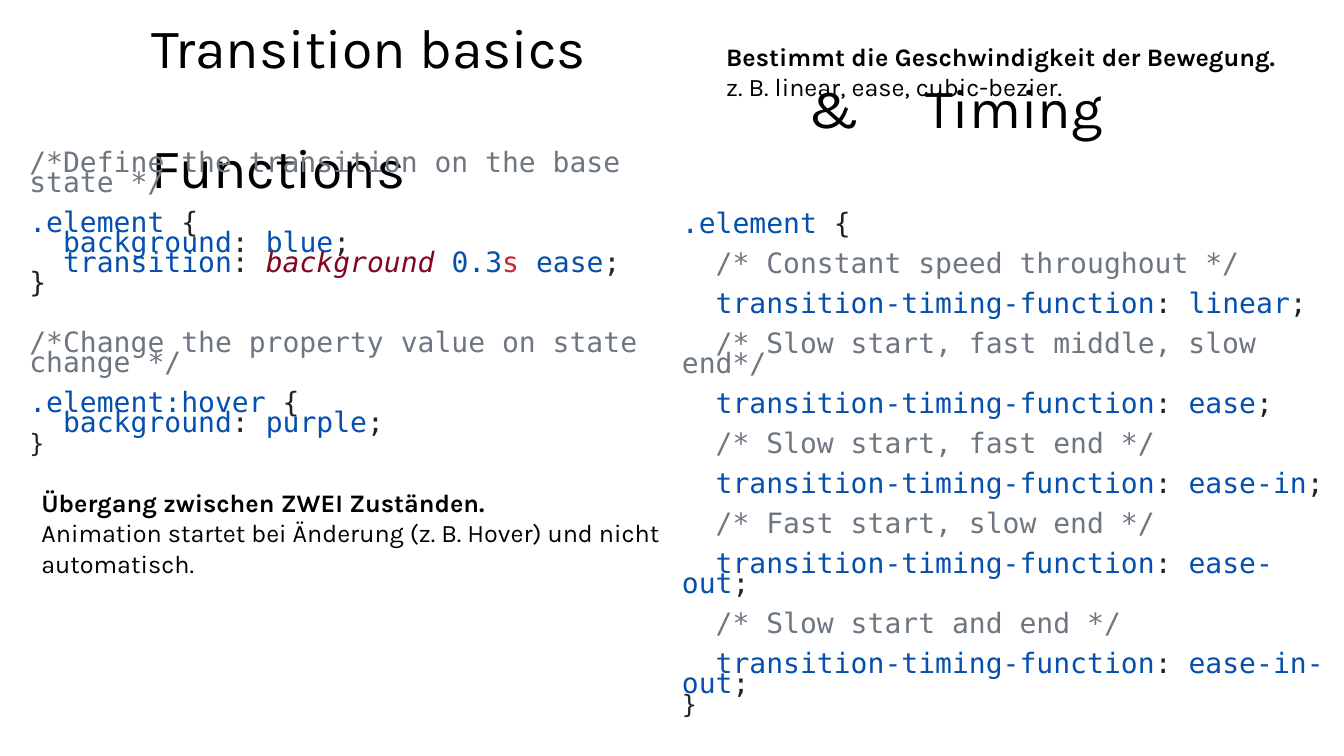
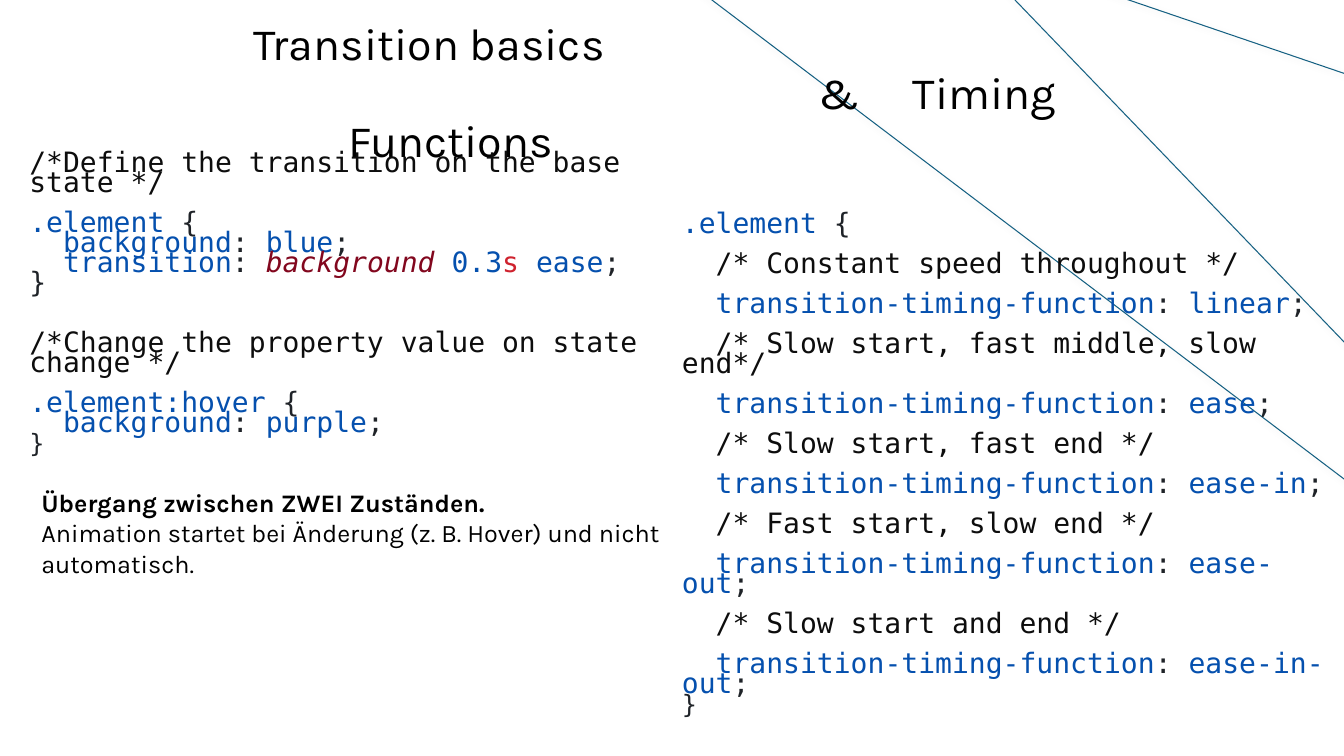
Before and after one commit to wannas234/CSS-Animationen-und-Transitionen, a slide deck: slide 2 of Präsentation-CSS-T&A.pptx. Drawn at 1344x756 pixels with LibreOffice and Linux fonts; fonts in the diff are those of the drawing; background and template pictures are left out. Boxes give left, top, right and bottom in pixels: in the first picture for what was removed or moved away, otherwise in the second. Text is boxed around its words. In the diff, an @@ line names an element or a change of style, - is before the commit and + after.

```diff
--- a/Präsentation-CSS-T&A.pptx
+++ b/Präsentation-CSS-T&A.pptx
@@ title "Transition basics & Timing Functions": place and size @@
-title "Transition basics & Timing Functions" at (152, 30, 1102, 142)
+title "Transition basics & Timing Functions" at (254, 29, 1056, 120)
@@ title "Transition basics & Timing Functions" at (254, 29, 1056, 120): size 39.6 to 32 pt; alignment left to centre; vertical alignment middle to bottom @@
@@ freeform shape added at (678, 0, 1344, 523), outline #156082 0.75 pt @@
@@ text removed at (726, 48, 1275, 102) @@
-Bestimmt die Geschwindigkeit der Bewegung.
-z. B. linear, ease, cubic-bezier.
@@ text at (29, 150, 637, 378): text colour #6E7781 to #0D0D0D in "/*Define the transition on the base state ...", "/*Change the property value on state change ..." @@
@@ text at (682, 251, 1256, 634): text colour #6E7781 to #0D0D0D in "/* Constant speed throughout */", "/* Slow start, fast middle, slow end*/", "/* Slow start, fast end */", "/* Fast start, slow end */" and 1 more places @@
```
Also in this commit, not shown: 4 other slides changed, 6 other files.
